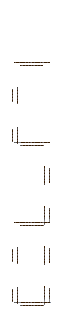
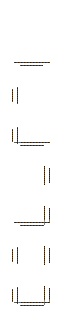
Layer changes from the first 70 x 320 image to the second:
painted on "b_parts_shin_jp_conc_blst_column" over [12, 62, 51, 306]
